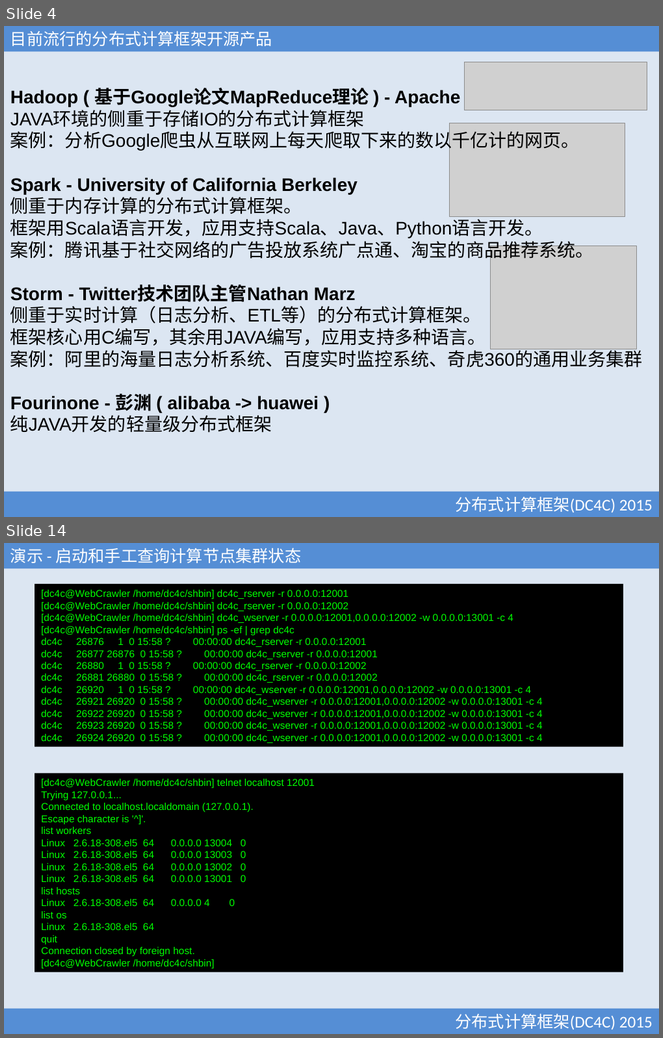
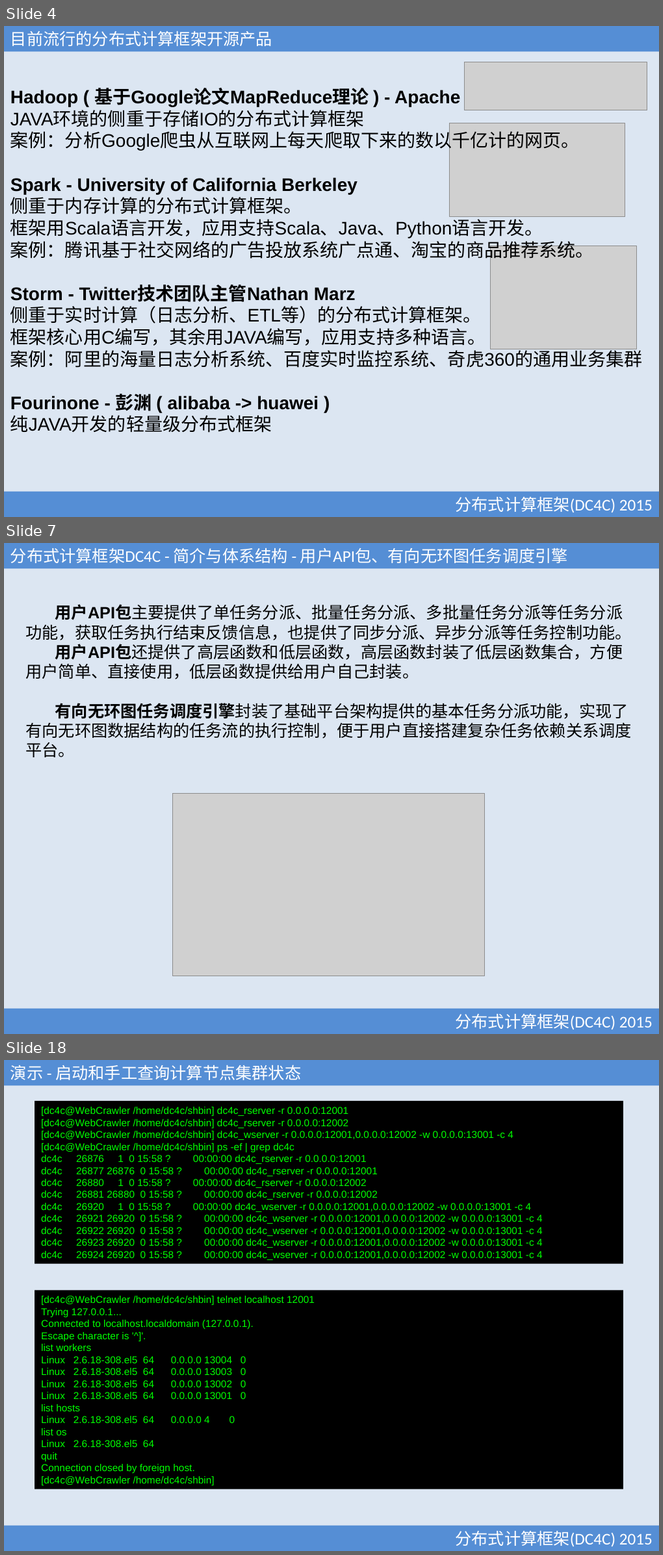
Before and after one commit to xubingyue/dc4c, a slide deck: doc/DC4C.ppt. Shown one above the other, each under a label of ours: slides 4 and 14 before the commit, slides 4, 7 and 18 after it; the slides between them are not shown. The pictures are 663x1038 and 663x1555 pixels, drawn with LibreOffice and Linux fonts; fonts in the diff are those of the drawing; grey boxes stand for pictures. Boxes give left, top, right and bottom in pixels: in the first picture for what was removed or moved away, otherwise in the second. Text is boxed around its words. In the diff, an @@ line names an element or a change of style, - is before the commit and + after.

```diff
--- a/doc/DC4C.ppt
+++ b/doc/DC4C.ppt
@@ slide 7 added at [4, 543, 659, 1034], background #DCE6F2 @@
@@ rectangle added at [4, 543, 659, 568], fill #558ED5, 18 pt, text #FFFFFF @@
+分布式计算框架DC4C - 简介与体系结构 - 用户API包、有向无环图任务调度引擎
@@ text added at [25, 604, 631, 757], 18 pt, text #000000 @@
+用户API包主要提供了单任务分派、批量任务分派、多批量任务分派等任务分派功能，获取任务执行结束反馈信息，也提供了同步分派、异步分派等任务控制功能。
+用户API包还提供了高层函数和低层函数，高层函数封装了低层函数集合，方便用户简单、直接使用，低层函数提供给用户自己封装。
+有向无环图任务调度引擎封装了基础平台架构提供的基本任务分派功能，实现了有向无环图数据结构的任务流的执行控制，便于用户直接搭建复杂任务依赖关系调度平台。
@@ picture added at [173, 794, 485, 977] @@
@@ rectangle added at [4, 1009, 659, 1034], fill #558ED5, 18 pt, text #FFFFFF @@
+分布式计算框架(DC4C) 2015
@@ what was slide 14 is now slide 18 @@
```
Also in this commit, not shown: 11 slides changed, 3 other slides added, 14 other files.
